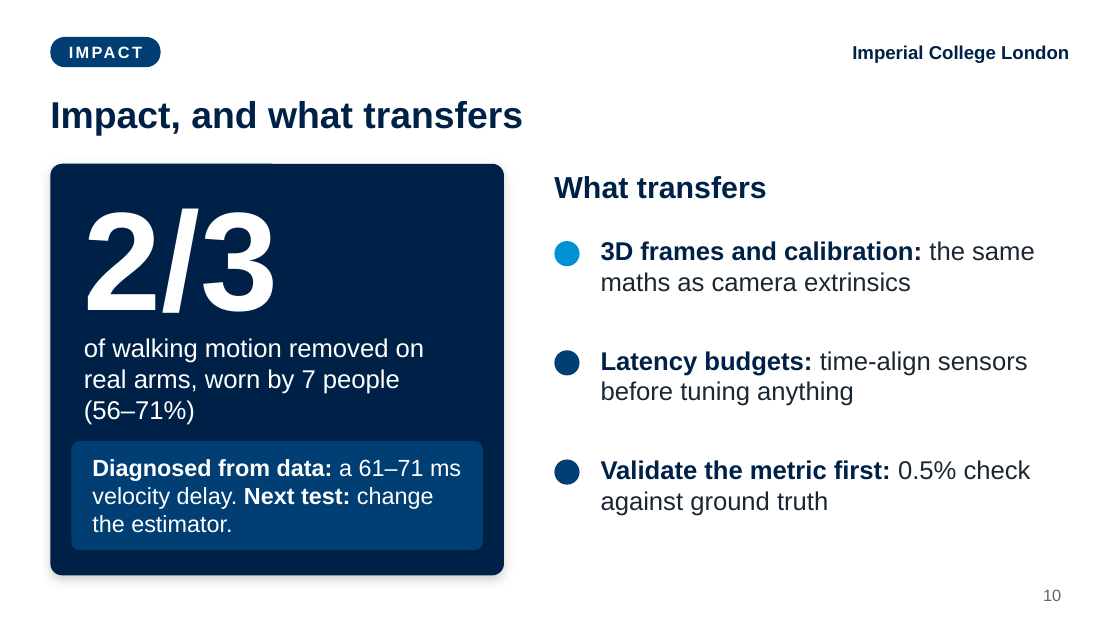
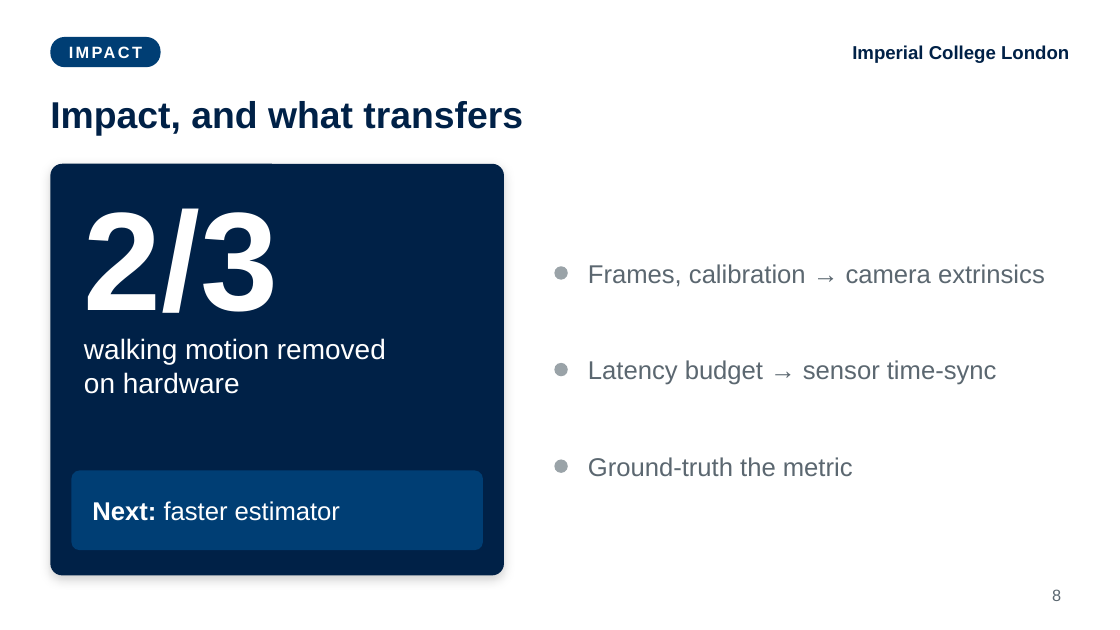
Before and after one commit to fechachris4/HumanSL_MAIN, a slide deck: slide 8 of presentation/World_Stable_Supernumerary_Effectors_Akabueze.pptx (slide 10 before the commit). Drawn at 1120x630 pixels with LibreOffice and Linux fonts; fonts in the diff are those of the drawing. Boxes give left, top, right and bottom in pixels: in the first picture for what was removed or moved away, otherwise in the second. Text is boxed around its words. In the diff, an @@ line names an element or a change of style, - is before the commit and + after.

```diff
--- a/presentation/World_Stable_Supernumerary_Effectors_Akabueze.pptx
+++ b/presentation/World_Stable_Supernumerary_Effectors_Akabueze.pptx
@@ text removed at bbox=[554, 176, 767, 199] @@
-What transfers
@@ ellipse: place and size @@
-ellipse at bbox=[555, 241, 580, 266]
+ellipse at bbox=[555, 266, 568, 280]
@@ ellipse at bbox=[555, 266, 568, 280]: fill #0091D4 to #9AA3A8 @@
@@ text at bbox=[588, 264, 1045, 287]: text changed; text colour #1B2633 to #5B6770 @@
-3D frames and calibration: the same maths as camera extrinsics
+Frames, calibration → camera extrinsics
@@ text "Frames, calibration → camera extrinsics" at bbox=[588, 264, 1045, 287]: vertical alignment top to middle @@
@@ text at bbox=[84, 338, 386, 394]: text changed; size 22 to 24 pt @@
-of walking motion removed on real arms, worn by 7 people
-(56–71%)
+walking motion removed
+on hardware
@@ text "Latency budget → sensor time-sync" at bbox=[588, 360, 997, 385]: vertical alignment top to middle @@
@@ ellipse at bbox=[555, 363, 568, 376]: fill #003E74 to #9AA3A8 @@
@@ ellipse: place and size @@
-ellipse at bbox=[555, 350, 580, 376]
+ellipse at bbox=[555, 363, 568, 376]
@@ text at bbox=[588, 360, 997, 385]: text changed; text colour #1B2633 to #5B6770 @@
-Latency budgets: time-align sensors before tuning anything
+Latency budget → sensor time-sync
@@ rounded rectangle: place and size @@
-rounded rectangle at bbox=[71, 441, 483, 550]
+rounded rectangle at bbox=[71, 471, 483, 550]
@@ rounded rectangle at bbox=[71, 471, 483, 550]: proportions changed @@
@@ ellipse: place and size @@
-ellipse at bbox=[555, 460, 580, 485]
+ellipse at bbox=[555, 460, 568, 473]
@@ ellipse at bbox=[555, 460, 568, 473]: fill #003E74 to #9AA3A8 @@
@@ text added at bbox=[588, 457, 853, 476], 22 pt, text #5B6770 @@
+Ground-truth the metric
@@ text removed at bbox=[601, 460, 1031, 516] @@
-Validate the metric first: 0.5% check against ground truth
@@ text at bbox=[92, 501, 340, 521]: text changed; size 20 to 22 pt @@
-Diagnosed from data: a 61–71 ms velocity delay. Next test: change the estimator.
+Next: faster estimator
@@ page number at bbox=[1052, 589, 1061, 601]: text changed @@
-10
+8
```
Also in this commit, not shown: 7 other slides changed, 8 slides removed, 3 other files.
